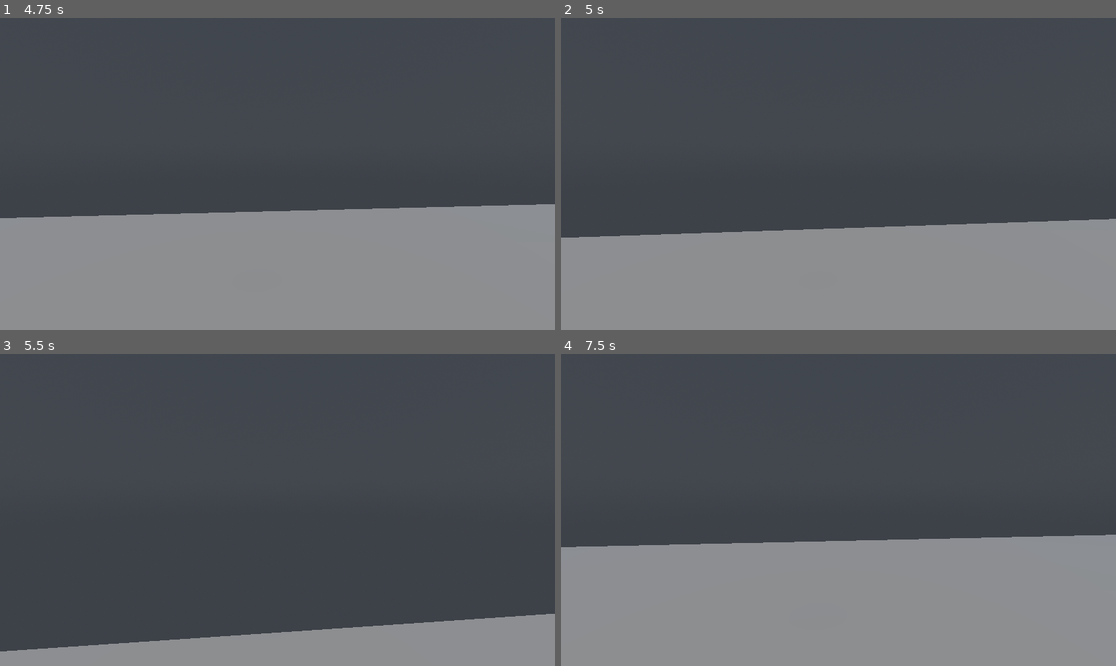
Above: before the commit, frames 1-4 (two rows, left to right).
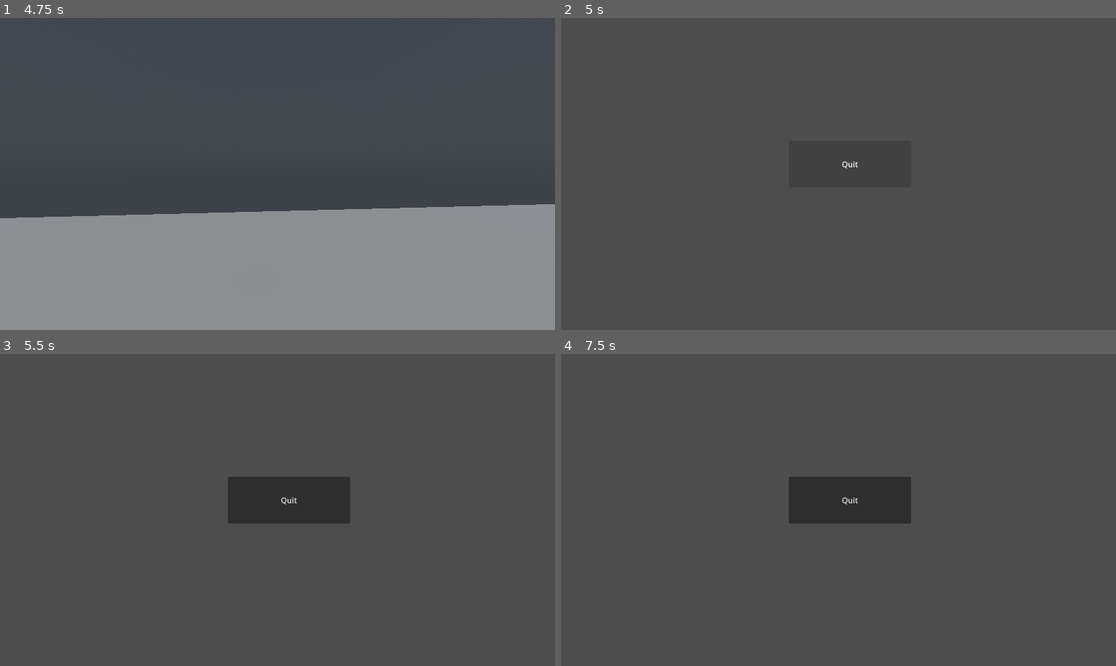
Above: after the commit, the same moments.

Repository: Immagoeat/airshipgame
Game: Godot game, scene res://scenes/mainmenu.tscn
Same seed, same stepped clock (60 frames per second), same inputs: the game is played once before the commit and once after it.
Inputs (mouse positions are in pixels of both pictures, inside the frame that each line leads up to):
- Up to frame 1 (4.75 s): click "Start" at 0.5 s; tap Enter at 1.25 s; move the mouse to (305, 174) at 1.27 s; hold Shift (shift) 1.28-2.03 s; hold W (up) from 1.28 s (still down); tap Space (space) at 2, 2.1, 3.6 s; move the mouse to (249, 174) at 2.02 s; move the mouse to (288, 167) at 2.77 s; hold Shift (shift) 2.78-3.53 s; move the mouse to (271, 180) at 3.52 s; move the mouse to (316, 177) at 4.27 s; hold Shift (shift) from 4.28 s (still down)
- Up to frame 2 (5 s): keep holding W (up); keep holding Shift (shift); tap Escape (esc) at 4.9 s
- Up to frame 3 (5.5 s): move the mouse to (111, 463) at 5.02 s; release W (up) at 5.03 s; release Shift (shift) at 5.03 s; hold A (left) from 5.03 s (still down); tap Space (space) at 5.1 s
- Up to frame 4 (7.5 s): move the mouse to (866, 510) at 5.77 s; release A (left) at 5.78 s; hold S (down) 5.78-6.53 s; hold Shift (shift) 5.78-6.53 s; move the mouse to (755, 432) at 6.52 s; hold D (right) 6.53-7.28 s; tap Space (space) at 6.6 s; move the mouse to (960, 494) at 7.27 s; hold W (up) from 7.28 s (still down); hold Shift (shift) from 7.28 s (still down)

Frame 1 is identical in both runs. In frame 2, 33% of the frame differs, in the area x 0-100%, y 45-100%; in frame 3, 14%; in frame 4, 43%, in the area x 0-100%, y 39-100%.

Commit message:
added pause menu

Diff:
--- a/airshipgame/project.godot
+++ b/airshipgame/project.godot
@@ -14,6 +14,10 @@
 run/main_scene="uid://mrd0qbdlji5y"
 config/features=PackedStringArray("4.6", "Forward Plus")
 config/icon="res://icon.svg"
+
+[display]
+
+window/size/mode=3
 
 [input]
 
--- a/airshipgame/scenes/main.tscn
+++ b/airshipgame/scenes/main.tscn
@@ -36,6 +36,7 @@
 needs_normal_roughness = false
 script = ExtResource("2_0wfyh")
 grain_amount = 0.08
+grain_size = 1.0
 
 [sub_resource type="Compositor" id="Compositor_jyhfs"]
 compositor_effects = Array[CompositorEffect]([SubResource("CompositorEffect_0wfyh")])
--- /dev/null
+++ b/airshipgame/scenes/pausemenu.tscn
@@ -0,0 +1,22 @@
+[gd_scene format=3 uid="uid://svdxkle7anpt"]
+
+[ext_resource type="Script" uid="uid://c5pbew4ljchw4" path="res://scripts/pausemenu.gd" id="1_3otxd"]
+
+[node name="Control" type="Control" unique_id=1324027916]
+layout_mode = 3
+anchors_preset = 15
+anchor_right = 1.0
+anchor_bottom = 1.0
+grow_horizontal = 2
+grow_vertical = 2
+script = ExtResource("1_3otxd")
+
+[node name="Button" type="Button" parent="." unique_id=219053451]
+layout_mode = 0
+offset_left = 473.0
+offset_top = 255.0
+offset_right = 727.0
+offset_bottom = 352.0
+text = "Quit"
+
+[connection signal="pressed" from="Button" to="." method="_on_button_pressed"]
--- a/airshipgame/scripts/filmgrain.gd
+++ b/airshipgame/scripts/filmgrain.gd
@@ -2,8 +2,8 @@
 extends CompositorEffect
 class_name FilmGrainEffect
 
-@export var grain_amount: float = 0.15
-@export var grain_size: float = 1.0
+@export var grain_amount: float = 0.001
+@export var grain_size: float = 0.05
 
 var rd: RenderingDevice
 var shader: RID
--- /dev/null
+++ b/airshipgame/scripts/pausemenu.gd
@@ -0,0 +1,15 @@
+extends Control
+
+
+# Called when the node enters the scene tree for the first time.
+func _ready() -> void:
+	pass # Replace with function body.
+
+
+# Called every frame. 'delta' is the elapsed time since the previous frame.
+func _process(delta: float) -> void:
+	pass
+
+
+func _on_button_pressed() -> void:
+	get_tree().quit()
--- a/airshipgame/scripts/player.gd
+++ b/airshipgame/scripts/player.gd
@@ -20,16 +20,11 @@
 		camera.rotate_x(-event.relative.y * MOUSE_SENSITIVITY)
 		camera.rotation.x = clamp(camera.rotation.x, deg_to_rad(-89), deg_to_rad(89))
 
-	if event.is_action_pressed("esc") and not esc_cooldown:
-		esc_cooldown = true
+	if event.is_action_pressed("esc"):
 		if mousemode:
 			Input.set_mouse_mode(Input.MOUSE_MODE_VISIBLE)
 			mousemode = false
-		else:
-			Input.set_mouse_mode(Input.MOUSE_MODE_CAPTURED)
-			mousemode = true
-		await get_tree().create_timer(0.2).timeout
-		esc_cooldown = false
+			get_tree().change_scene_to_file("res://scenes/pausemenu.tscn")
 
 func _physics_process(delta: float) -> void:
 	if not is_on_floor():
Not shown, added: airshipgame/scripts/pausemenu.gd.uid
